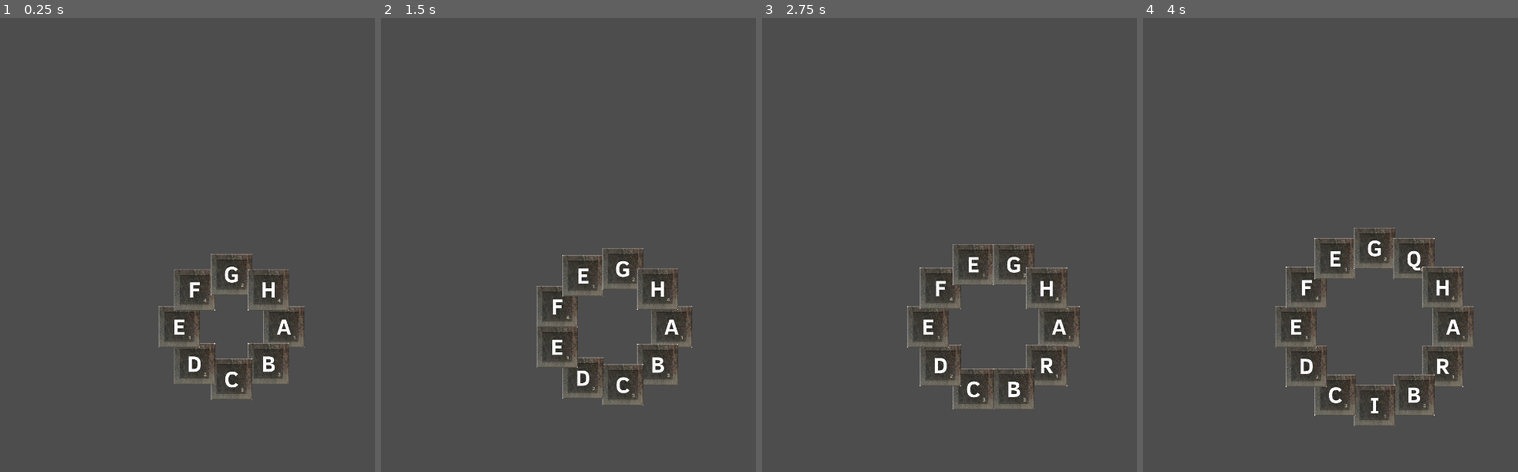
Above: before the commit, frames 1-4 (left to right).
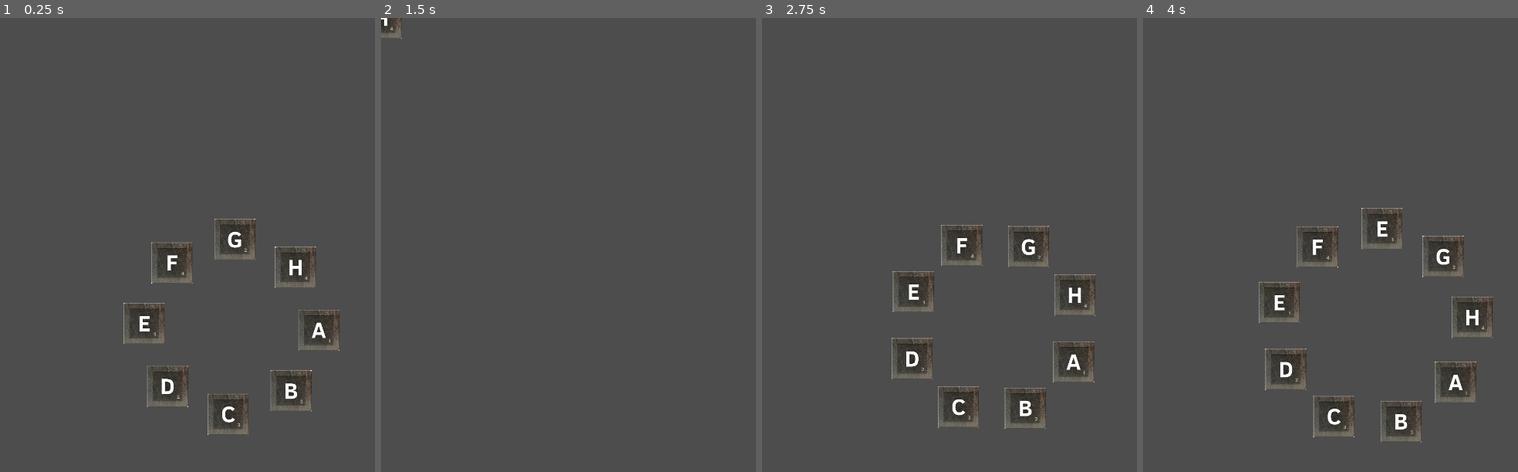
Above: after the commit, the same moments.

Repository: fourbytes/LD55
Game: Godot game, scene res://Main.tscn
The game is run twice, just before and just after one commit, with the same random seed, the same clock (stepped at 60 frames per second) and the same inputs.
Inputs (mouse positions are in pixels of both pictures, inside the frame that each line leads up to):
- Up to frame 1 (0.25 s): no input
- Up to frame 2 (1.5 s): move the mouse to (714, 294) at 0.52 s; click (714, 294) at 0.67 s; move the mouse to (519, 358) at 1.27 s; click (519, 358) at 1.42 s
- Up to frame 3 (2.75 s): move the mouse to (1039, 190) at 2.02 s; click (1039, 190) at 2.17 s
- Up to frame 4 (4 s): move the mouse to (1353, 449) at 2.77 s; click (1353, 449) at 2.92 s; move the mouse to (1514, 417) at 3.52 s; click (1514, 417) at 3.67 s

The runs differ from the first frame. In frame 1, 7.7% of the frame differs, in the area x 32-91%, y 44-92%; in frame 2, 4.5%; in frame 3, 7.9%; in frame 4, 8.8%, in the area x 30-94%, y 41-94%.

Commit message:
can now kinda select letters.

Diff:
--- a/LetterCircle.gd
+++ b/LetterCircle.gd
@@ -3,13 +3,20 @@
 var letters = ['A', 'B', 'C', 'D', 'E', 'F', 'G', 'H']
 
 var square_size = 96.0
-var spacing = 96.0
+var spacing = 160.0
 
-var timer_duration = 1.0  # Duration in seconds
+var timer_duration = 3.0  # Duration in seconds
+var rotation_speed = 0.15  # Rotation speed in radians per second
+
+var elapsed_time = 0.0
+var tween_duration = 0.5
+
+var selected_letters = {}
+
+const LETTER_CHILDREN_OFFSET = 1 # The first child is always the at this stage.
 
 func _ready():
 	get_tree().root.size_changed.connect(_on_viewport_size_changed)
-	update_letters()
 
 	# Start the timer
 	var timer = Timer.new()
@@ -18,6 +25,8 @@
 	timer.set_one_shot(false)  # Make the timer repeat
 	add_child(timer)
 	timer.start()
+
+	update_letters()
 
 func _on_viewport_size_changed():
 	update_letters()
@@ -37,16 +46,17 @@
 		var x = cos(angle) * radius
 		var y = sin(angle) * radius
 
-		var sprite = Sprite2D.new()
+		var sprite
+		sprite = Sprite2D.new()
 		sprite.texture = load("res://assets/alpha_tiles/letter_" + letters[i] + ".png")
+		var sprite_scale = Vector2(square_size / sprite.texture.get_width(), square_size / sprite.texture.get_height())
+		sprite.set_scale(sprite_scale)
 
-		var sprite_scale = Vector2(square_size / sprite.texture.get_width(), square_size / sprite.texture.get_height())
-		print(sprite_scale)
-		sprite.set_scale(sprite_scale)
-		sprite.scale
-
-		var sprite_size = sprite.texture.get_size() * sprite_scale
-		sprite.set_position(screen_center + Vector2(x, y))
+		if selected_letters.has(letters[i]):
+			var border = Sprite2D.new()
+			border.texture = load("res://assets/alpha_tiles/letter_" + letters[i] + ".png")
+			border.self_modulate = Color(1, 0, 0, 1)  # Red color
+			sprite.add_child(border)
 
 		add_child(sprite)
 
@@ -64,4 +74,25 @@
 	update_letters()
 
 func _process(delta):
-	pass
+	elapsed_time += delta
+
+	var num_letters = len(letters)
+	var angle_step = 2 * PI / num_letters
+	var screen_center = get_viewport_rect().get_center()
+	var radius = (num_letters * spacing) / (2 * PI)
+
+	for i in range(num_letters):
+		var sprite = get_child(i + LETTER_CHILDREN_OFFSET)
+		var angle = i * angle_step + elapsed_time * rotation_speed
+		var x = cos(angle) * radius
+		var y = sin(angle) * radius
+		sprite.set_position(screen_center + Vector2(x, y))
+
+		if sprite.get_rect().has_point(sprite.get_local_mouse_position()):
+			if Input.is_mouse_button_pressed(MOUSE_BUTTON_LEFT):
+				var letter = letters[i]
+				if selected_letters.has(letter):
+					selected_letters.erase(letter)
+				else:
+					selected_letters[letter] = true
+				update_letters()
